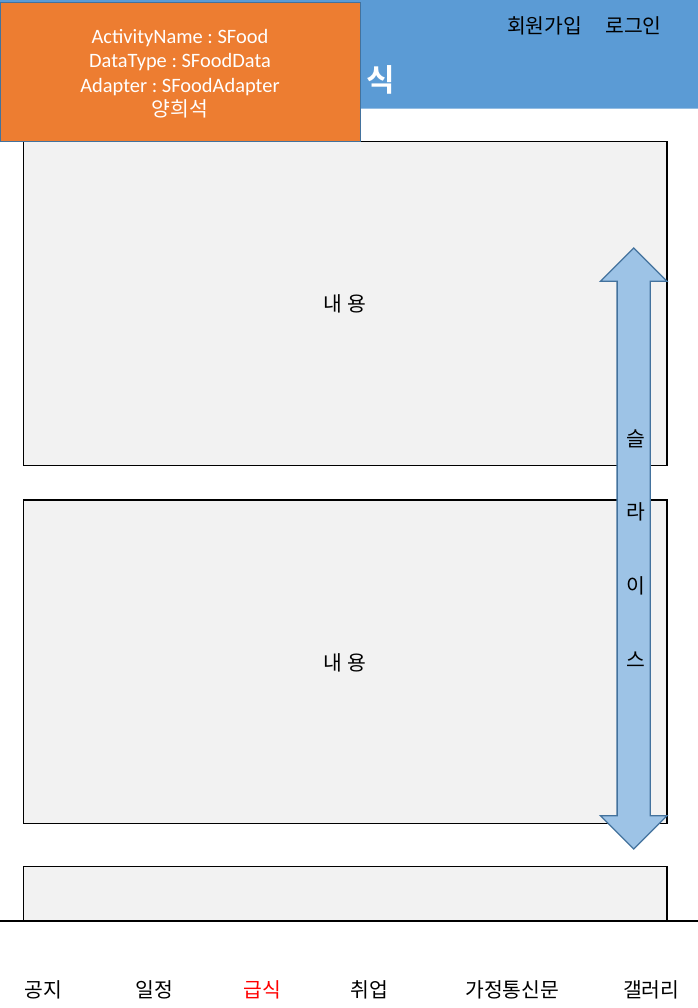
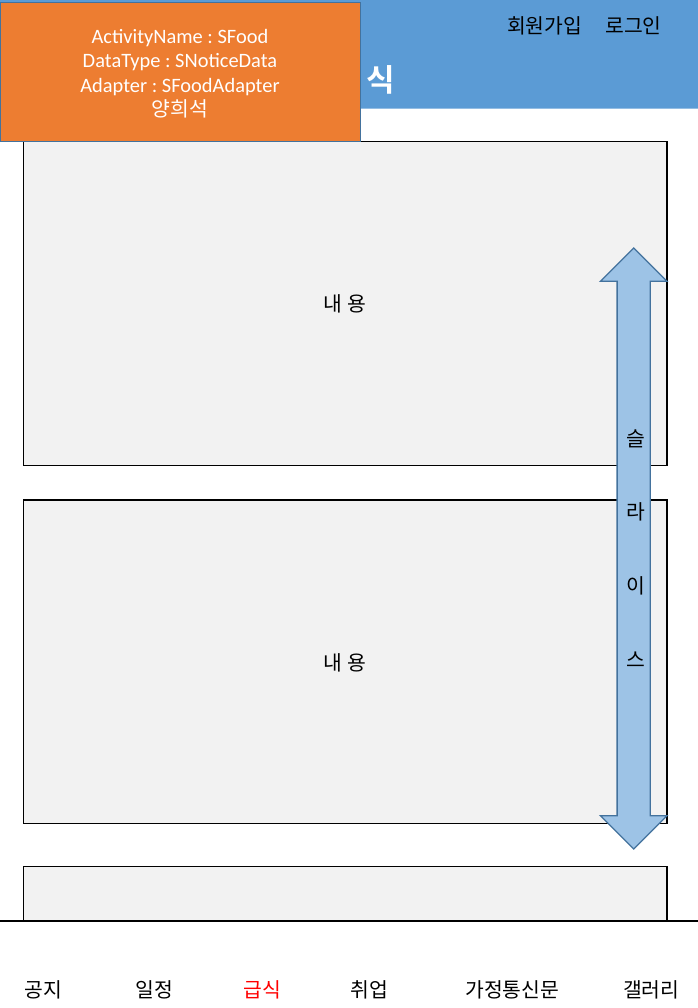
Before and after one commit to jungho-shin/SIHSchool, a slide deck: slide 4 of app/src/main/assets/어플_스토리보드.pptx. Drawn at 698x1008 pixels with LibreOffice and Linux fonts; fonts in the diff are those of the drawing; background and template pictures are left out. Boxes give left, top, right and bottom in pixels: in the first picture for what was removed or moved away, otherwise in the second. Text is boxed around its words. In the diff, an @@ line names an element or a change of style, - is before the commit and + after.

```diff
--- a/app/src/main/assets/어플_스토리보드.pptx
+++ b/app/src/main/assets/어플_스토리보드.pptx
@@ text in rectangle at (83,53,277,71): text changed @@
-DataType : SFoodData
+DataType : SNoticeData
```
Also in this commit, not shown: 6 other slides changed.
